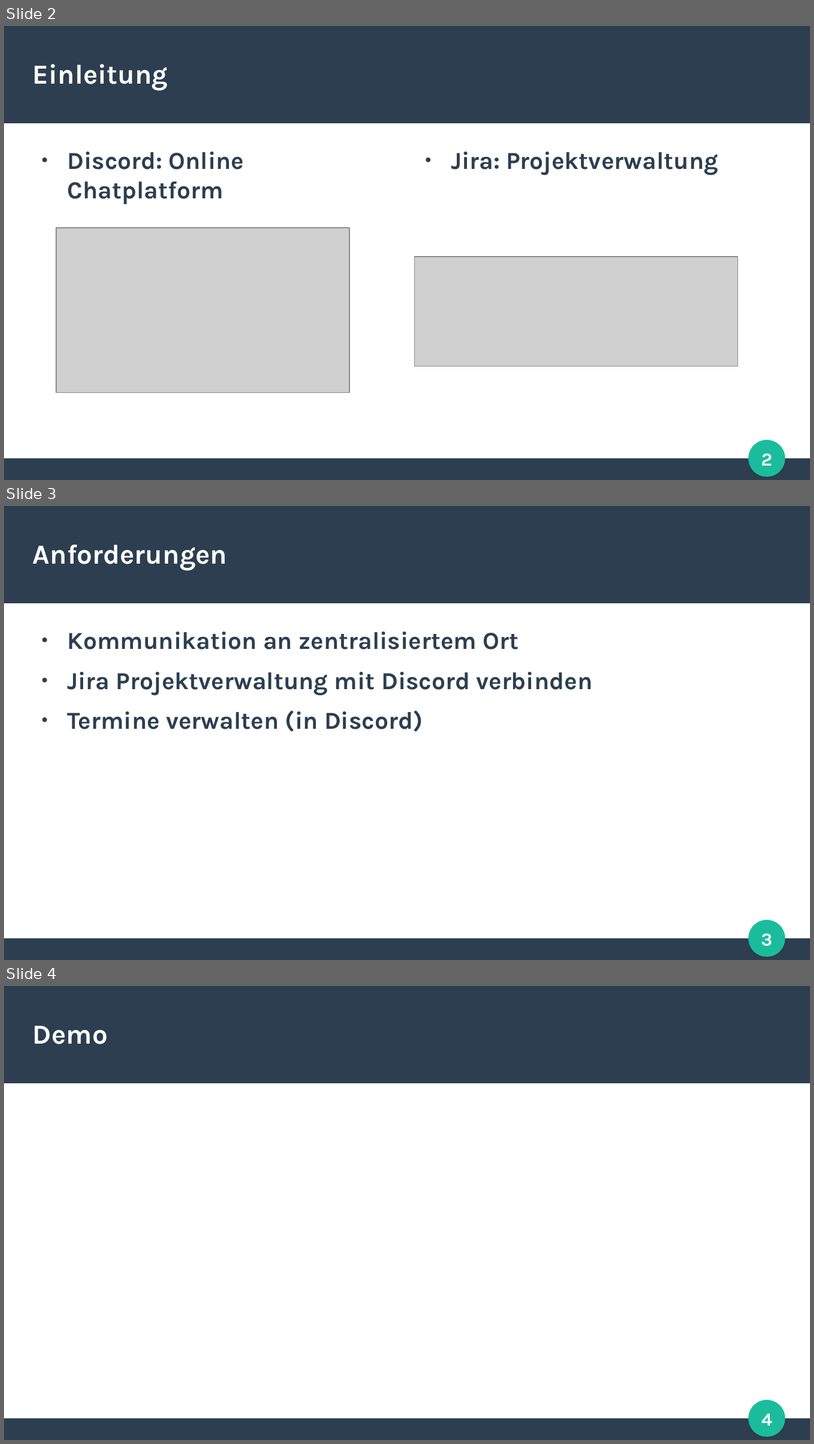
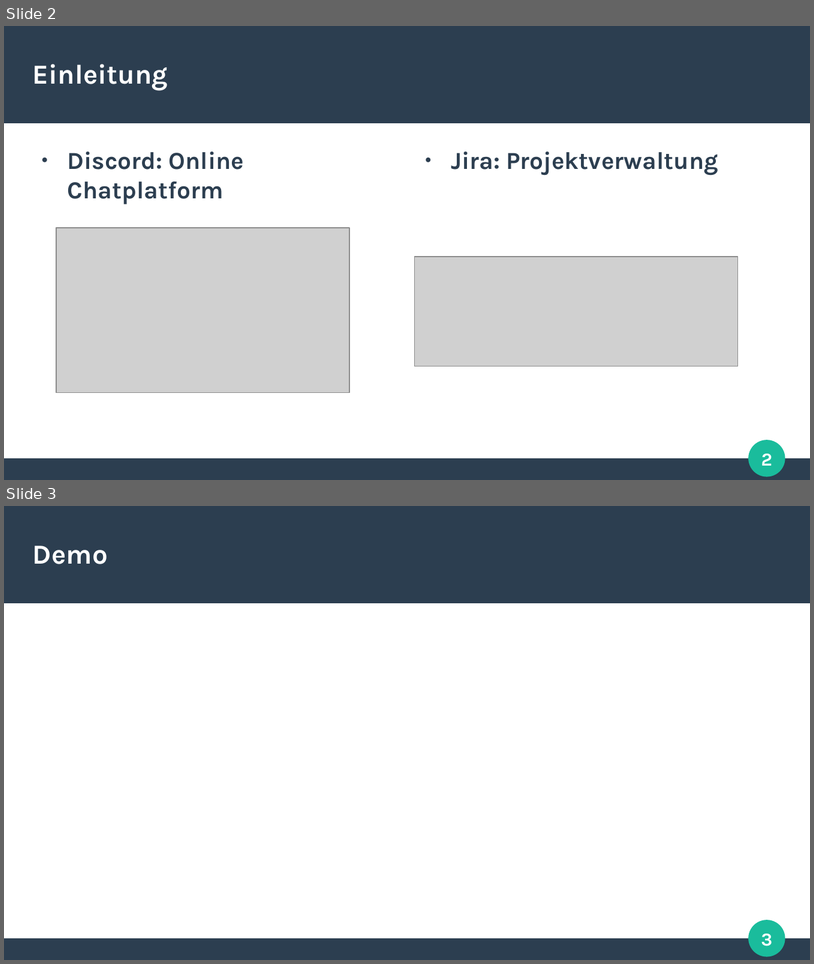
Before and after one commit to ARez2/Cordic, a slide deck: docs/Verteidigung.odp. Shown one above the other, each under a label of ours: slides 2, 3 and 4 before the commit, slides 2 and 3 after it. The pictures are 814x1444 and 814x964 pixels, drawn with LibreOffice and Linux fonts; fonts in the diff are those of the drawing; grey boxes stand for pictures. Boxes give left, top, right and bottom in pixels: in the first picture for what was removed or moved away, otherwise in the second. Text is boxed around its words. In the diff, an @@ line names an element or a change of style, - is before the commit and + after.

Commit message:
Remove Anforderungen

```diff
--- a/docs/Verteidigung.odp
+++ b/docs/Verteidigung.odp
@@ slide 3 removed at (4, 506, 810, 960), background #FFFFFF; not listed: 4 template elements that a slide beside it also shows @@
@@ title removed at (33, 544, 227, 570) @@
-Anforderungen
@@ text removed at (68, 631, 593, 732) @@
-● Kommunikation an zentralisiertem Ort
-● Jira Projektverwaltung mit Discord verbinden
-● Termine verwalten (in Discord)
@@ what was slide 4 is now slide 3 @@
@@ page number at (761, 933, 773, 946): text changed @@
-4
+3
```
Also in this commit, not shown: 1 other file.
